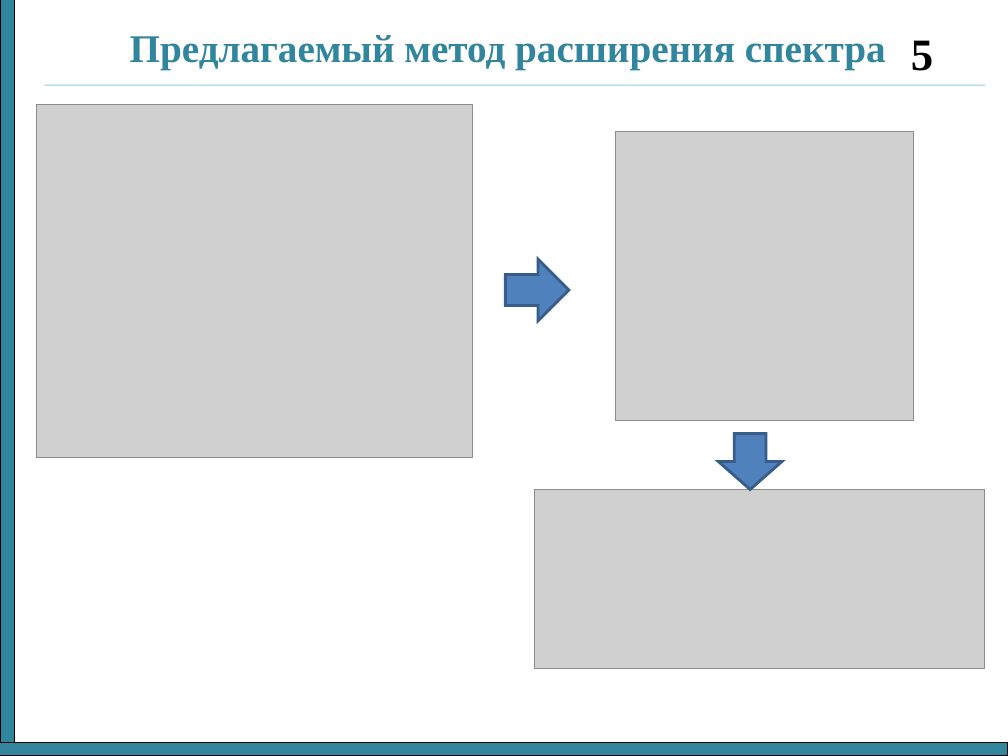
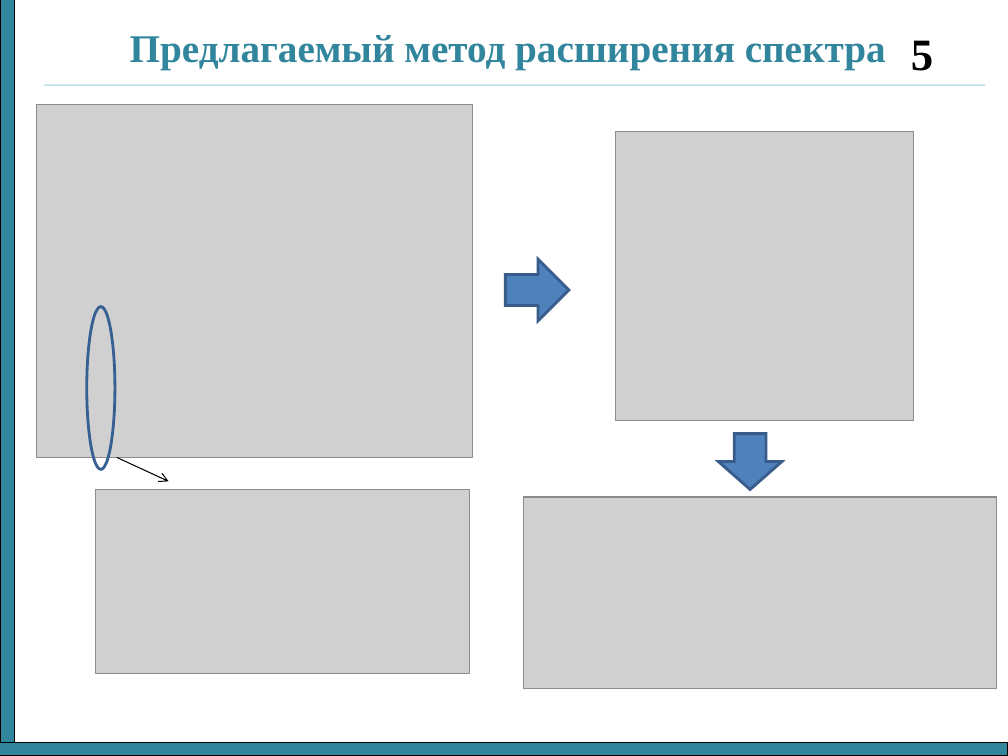
Before and after one commit to nikok94/dissertation, a slide deck: slide 5 of Отчет 3 семестр.ppt. Drawn at 1008x756 pixels with LibreOffice and Linux fonts; fonts in the diff are those of the drawing; grey boxes stand for pictures. Boxes give left, top, right and bottom in pixels: in the first picture for what was removed or moved away, otherwise in the second. Text is boxed around its words. In the diff, an @@ line names an element or a change of style, - is before the commit and + after.

```diff
--- a/Отчет 3 семестр.ppt
+++ b/Отчет 3 семестр.ppt
@@ ellipse added at bbox=[87, 306, 115, 469], outline #376092 2.01 pt @@
@@ arrow added from (117, 458) to (168, 482), #000000 0.74 pt @@
@@ picture added at bbox=[95, 489, 469, 673] @@
@@ picture: place and size @@
-picture at bbox=[535, 490, 986, 668]
+picture at bbox=[523, 497, 996, 688]
```
Also in this commit, not shown: 11 other slides changed, 1 slide added, 1 slide removed, 2 other files.
